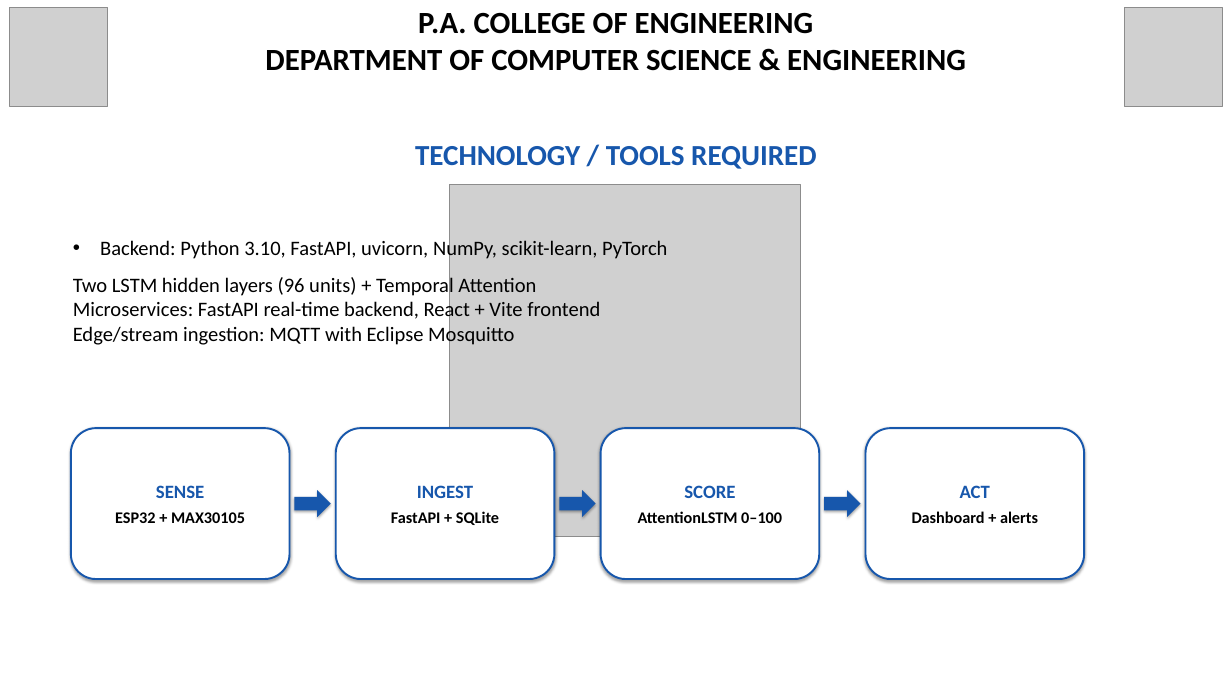
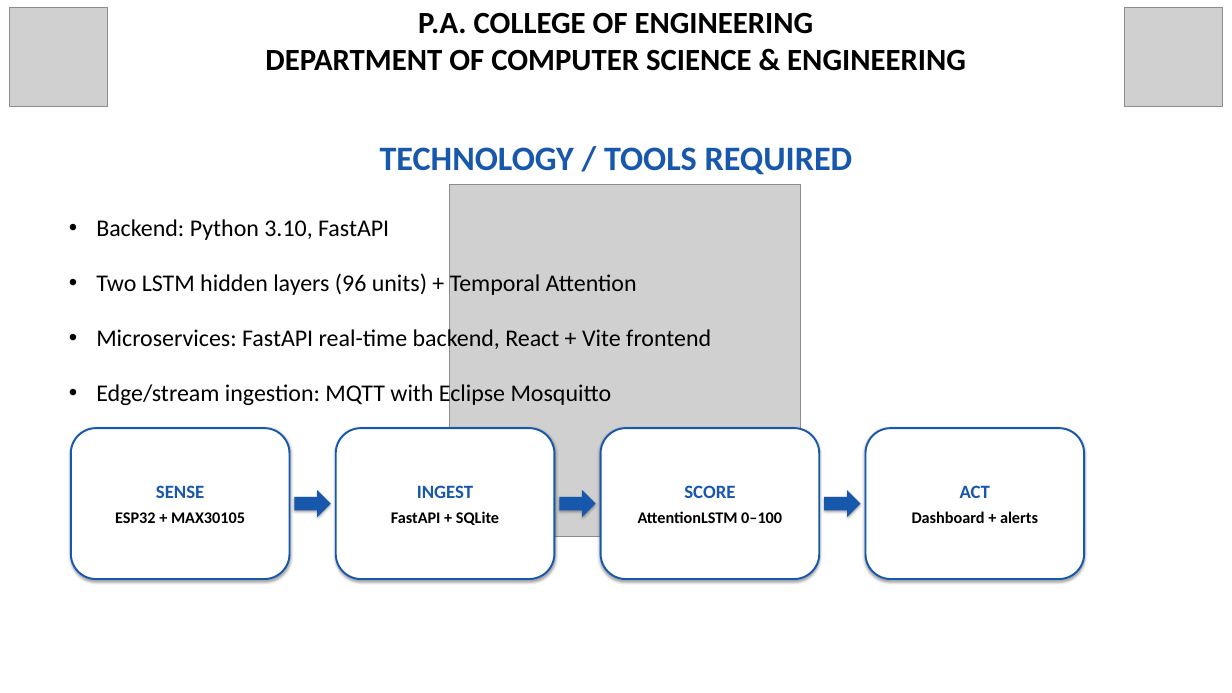
Before and after one commit to Dinaltium/SynCura, a slide deck: slide 11 of ppt/SynCura_Deck_V3_FINAL.pptx. Drawn at 1232x693 pixels with LibreOffice and Linux fonts; fonts in the diff are those of the drawing; grey boxes stand for pictures. Boxes give left, top, right and bottom in pixels: in the first picture for what was removed or moved away, otherwise in the second. Text is boxed around its words. In the diff, an @@ line names an element or a change of style, - is before the commit and + after.

Commit message:
adjust deck fonts and alignment

```diff
--- a/ppt/SynCura_Deck_V3_FINAL.pptx
+++ b/ppt/SynCura_Deck_V3_FINAL.pptx
@@ text "TECHNOLOGY / TOOLS REQUIRED" at [380, 147, 853, 175]: size 34 to 40 pt @@
@@ text "Backend: Python 3.10, FastAPI": place and size @@
-text "Backend: Python 3.10, FastAPI" at [73, 238, 667, 347]
+text "Backend: Python 3.10, FastAPI" at [96, 219, 711, 408]
@@ text at [96, 219, 389, 240]: text changed; size 24 to 28 pt @@
-• Backend: Python 3.10, FastAPI, uvicorn, NumPy, scikit-learn, PyTorch
+• Backend: Python 3.10, FastAPI
@@ text at [96, 273, 711, 408]: size 24 to 28 pt in "Two LSTM hidden layers (96 units) + ...", "Microservices: FastAPI real-time backend, React + Vite ...", "Edge/stream ingestion: MQTT with Eclipse Mosquitto"; bullet none to •; line spacing 1 to 1.5; more space between paragraphs @@
```
Also in this commit, not shown: 12 other slides changed.
